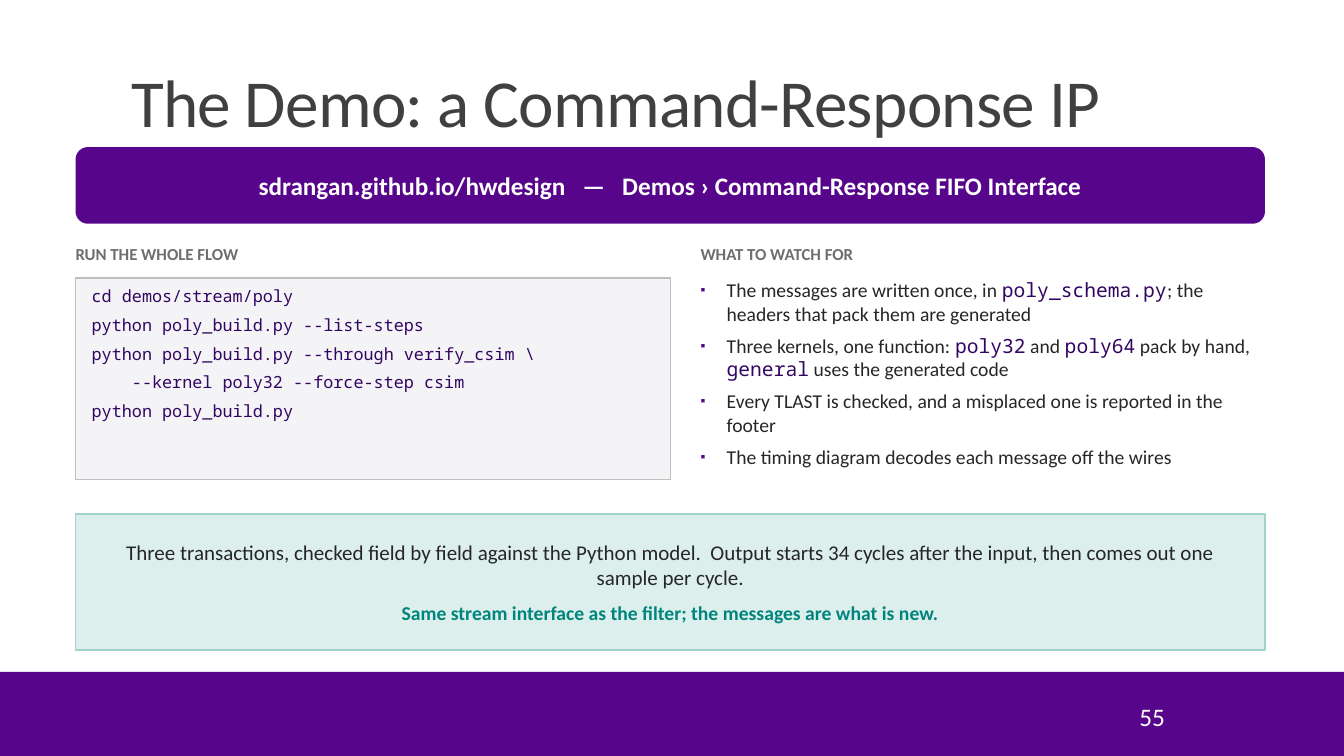
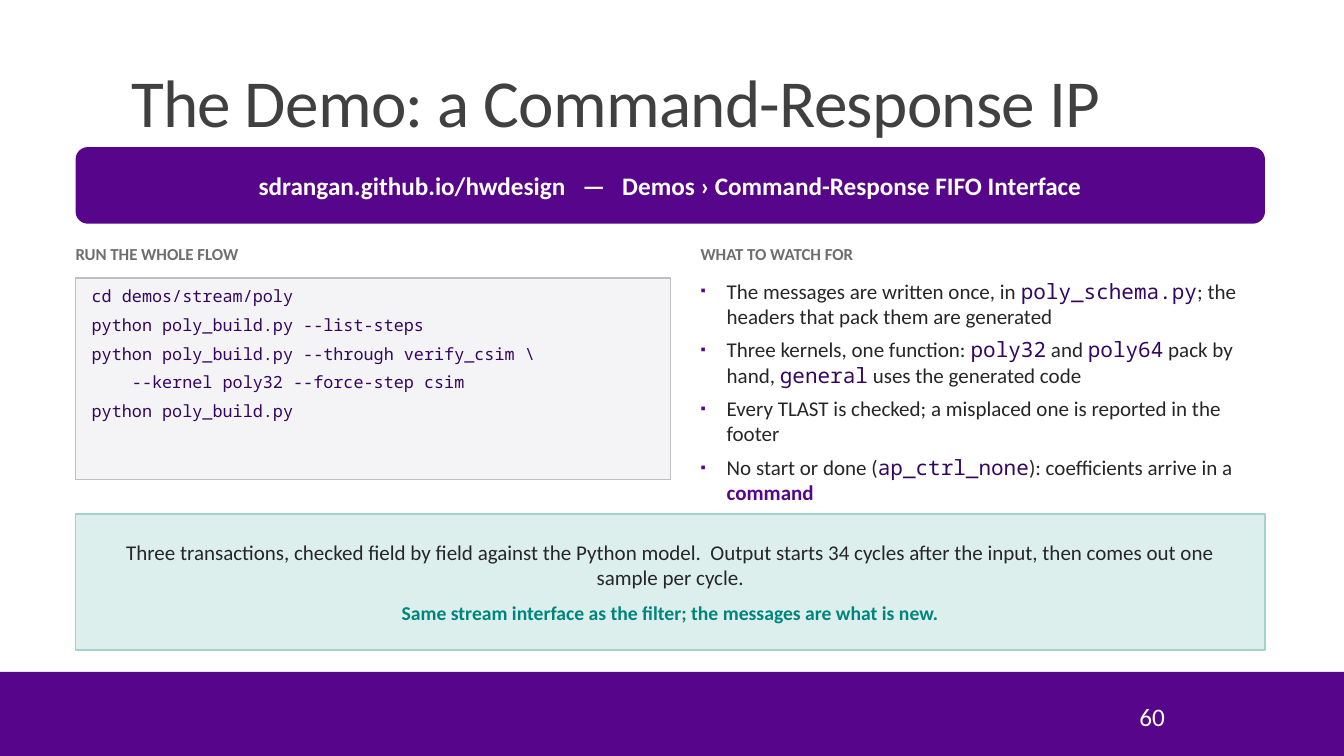
Before and after one commit to sdrangan/hwdesign, a slide deck: slide 60 of units/unit05_fifo/fifo.pptx (slide 55 before the commit). Drawn at 1344x756 pixels with LibreOffice and Linux fonts; fonts in the diff are those of the drawing; background and template pictures are left out. Boxes give left, top, right and bottom in pixels: in the first picture for what was removed or moved away, otherwise in the second. Text is boxed around its words. In the diff, an @@ line names an element or a change of style, - is before the commit and + after.

```diff
--- a/units/unit05_fifo/fifo.pptx
+++ b/units/unit05_fifo/fifo.pptx
@@ text at <box>727,283,1236,388</box>: size 14 to 15 pt in "The messages are written once, in poly_schema.py; ...", "Three kernels, one function: poly32 and poly64 ..." @@
@@ text at <box>727,401,1232,500</box>: text changed; size 14 to 15 pt @@
-▪ Every TLAST is checked, and a misplaced one is reported in the footer
-▪ The timing diagram decodes each message off the wires
+▪ Every TLAST is checked; a misplaced one is reported in the footer
+▪ No start or done (ap_ctrl_none): coefficients arrive in a command
@@ page number at <box>1139,709,1165,726</box>: text changed @@
-55
+60
```
Also in this commit, not shown: 8 other slides changed, 9 slides added, 4 slides removed, 1 other file.
